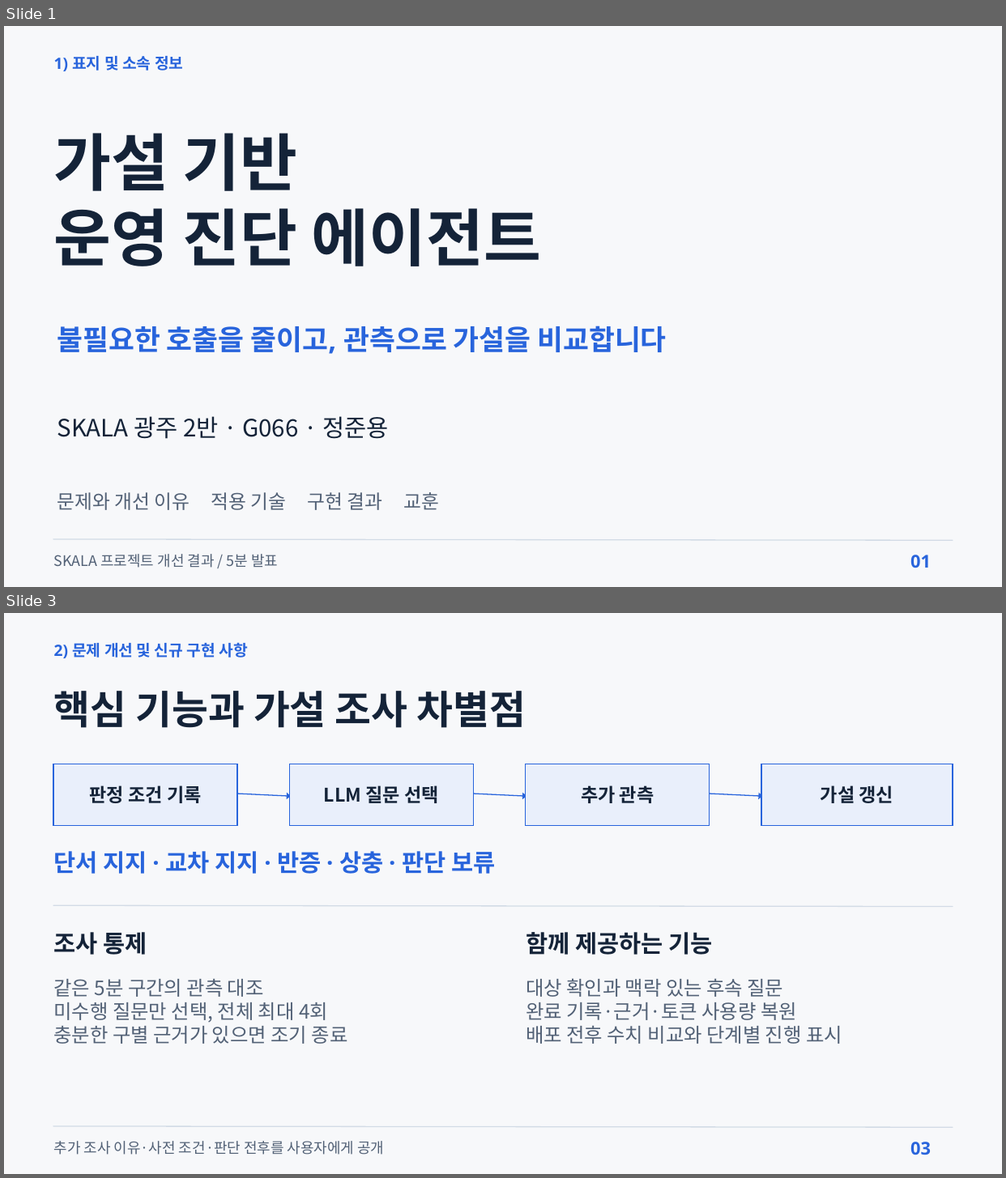
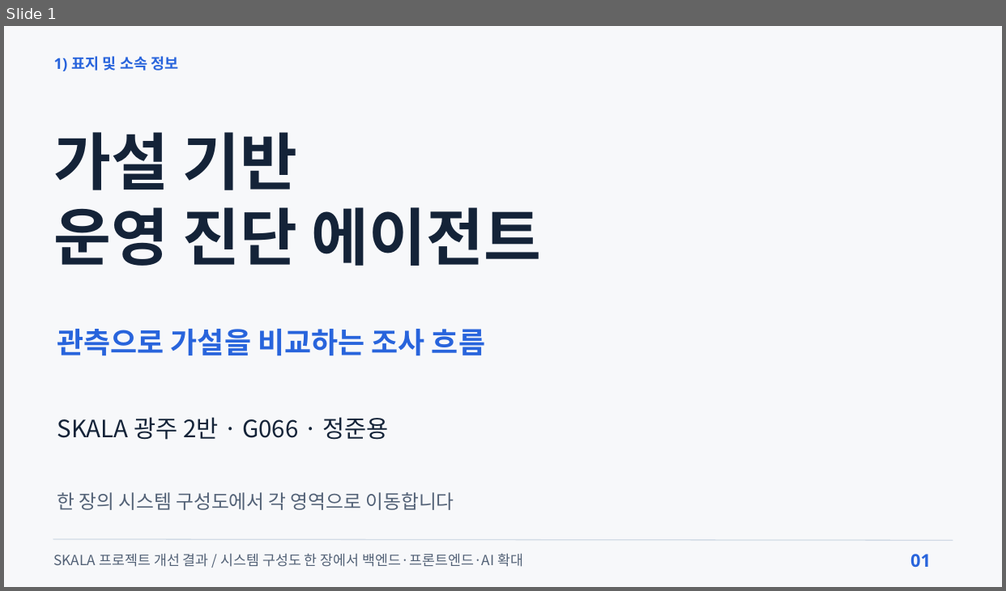
Before and after one commit to beshurl/skala-ai-mini-project, a slide deck: doc/presentation/운영진단_에이전트_5분발표.pptx. Shown one above the other, each under a label of ours: slides 1 and 3 before the commit, slide 1 after it; the slides between them are not shown. The pictures are 1006x1178 and 1006x591 pixels, drawn with LibreOffice and Linux fonts; fonts in the diff are those of the drawing. Boxes give left, top, right and bottom in pixels: in the first picture for what was removed or moved away, otherwise in the second. Text is boxed around its words. In the diff, an @@ line names an element or a change of style, - is before the commit and + after.

```diff
--- a/doc/presentation/운영진단_에이전트_5분발표.pptx
+++ b/doc/presentation/운영진단_에이전트_5분발표.pptx
@@ slide 3 removed at (4,613,1002,1174), background #F7F8FA @@
@@ text removed at (54,642,248,658) @@
-2) 문제 개선 및 신규 구현 사항
@@ text removed at (54,691,526,728) @@
-핵심 기능과 가설 조사 차별점
@@ freeform shape removed at (53,764,237,825) @@
@@ freeform shape removed at (289,764,474,825) @@
@@ freeform shape removed at (526,764,710,825) @@
@@ freeform shape removed at (761,764,953,825) @@
@@ text removed at (90,786,202,803) @@
-판정 조건 기록
@@ arrow removed from (236, 794) to (291, 796) @@
@@ text removed at (324,786,439,803) @@
-LLM 질문 선택
@@ arrow removed from (472, 794) to (526, 796) @@
@@ text removed at (581,786,654,803) @@
-추가 관측
@@ arrow removed from (708, 794) to (762, 796) @@
@@ text removed at (820,786,894,803) @@
-가설 갱신
@@ text removed at (54,851,495,874) @@
-단서 지지 · 교차 지지 · 반증 · 상충 · 판단 보류
@@ line removed from (53, 905) to (953, 907) @@
@@ text removed at (54,932,147,955) @@
-조사 통제
@@ text removed at (526,932,712,955) @@
-함께 제공하는 기능
@@ text removed at (54,979,348,1044) @@
-같은 5분 구간의 관측 대조
-미수행 질문만 선택, 전체 최대 4회
-충분한 구별 근거가 있으면 조기 종료
@@ text removed at (526,978,842,1044) @@
-대상 확인과 맥락 있는 후속 질문
-완료 기록·근거·토큰 사용량 복원
-배포 전후 수치 비교와 단계별 진행 표시
@@ line removed from (53, 1127) to (953, 1127) @@
@@ text removed at (54,1141,384,1155) @@
-추가 조사 이유·사전 조건·판단 전후를 사용자에게 공개
@@ text removed at (910,1142,931,1155) @@
-03
@@ slide 1 changed as well @@
@@ text "1) 표지 및 소속 정보" at (54,56,178,71): size 22.5 to 21.8 pt; line spacing 27pt to 26.1pt @@
@@ text at (57,329,485,356): text changed; size 40.5 to 42 pt @@
-불필요한 호출을 줄이고, 관측으로 가설을 비교합니다
+관측으로 가설을 비교하는 조사 흐름
@@ text at (57,493,454,510): text changed @@
-문제와 개선 이유 적용 기술 구현 결과 교훈
+한 장의 시스템 구성도에서 각 영역으로 이동합니다
@@ text at (54,553,523,567): text changed; size 21 to 20.2 pt @@
-SKALA 프로젝트 개선 결과 / 5분 발표
+SKALA 프로젝트 개선 결과 / 시스템 구성도 한 장에서 백엔드·프론트엔드·AI 확대
```
Also in this commit, not shown: 4 other slides changed, 4 slides added, 2 other slides removed, 7 other files.
